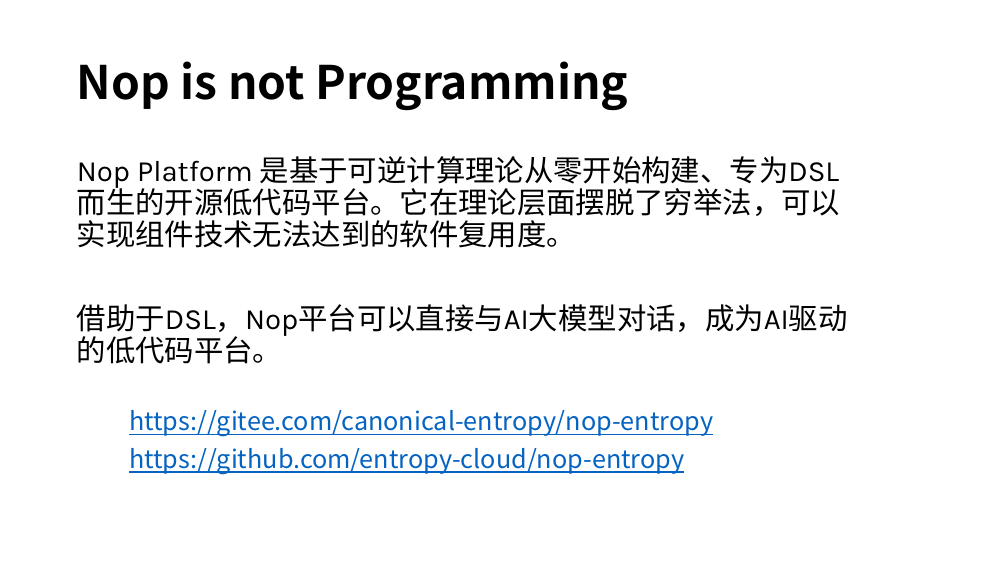
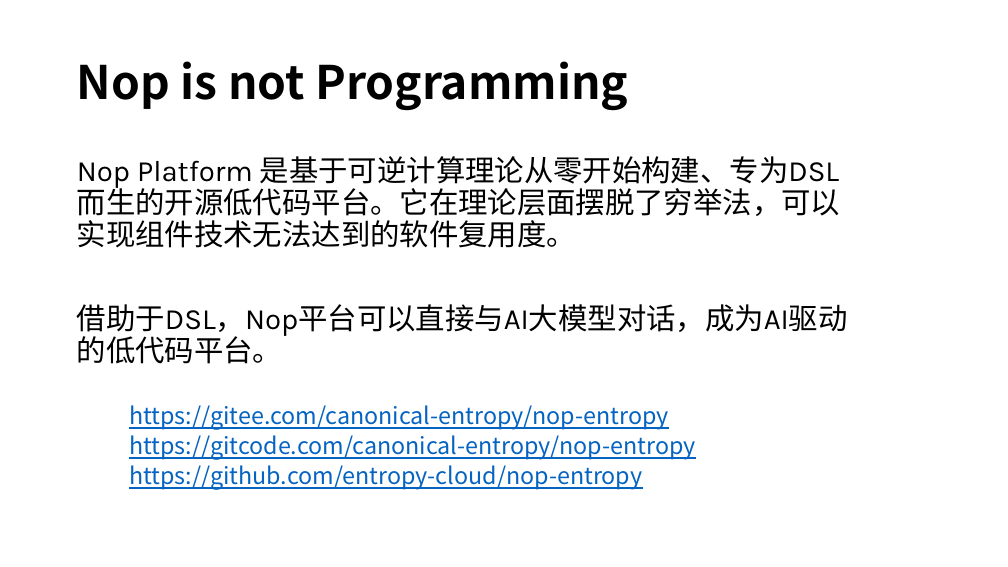
Before and after one commit to entropy-cloud/nop-entropy, a slide deck: slide 9 of docs/ppt/reversible-computation - intro.pptx. Drawn at 1008x567 pixels with LibreOffice and Linux fonts; fonts in the diff are those of the drawing. Boxes give left, top, right and bottom in pixels: in the first picture for what was removed or moved away, otherwise in the second. Text is boxed around its words. In the diff, an @@ line names an element or a change of style, - is before the commit and + after.

```diff
--- a/docs/ppt/reversible-computation - intro.pptx
+++ b/docs/ppt/reversible-computation - intro.pptx
@@ text at (129, 405, 669, 490): size 24 to 22.2 pt in "https://gitee.com/canonical-entropy/nop-entropy", "https://github.com/entropy-cloud/nop-entropy"; line spacing 0.9 to 0.7 @@
@@ text at (129, 435, 696, 460): paragraph added @@
+https://gitcode.com/canonical-entropy/nop-entropy
```
Also in this commit, not shown: 1 other slide changed, 1 other file.
